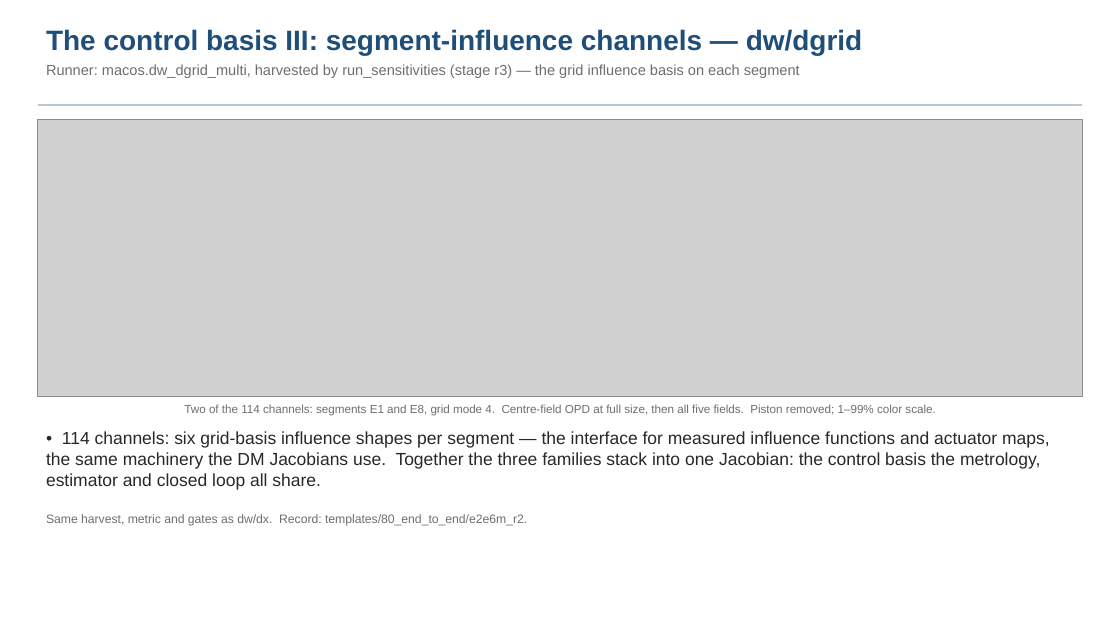
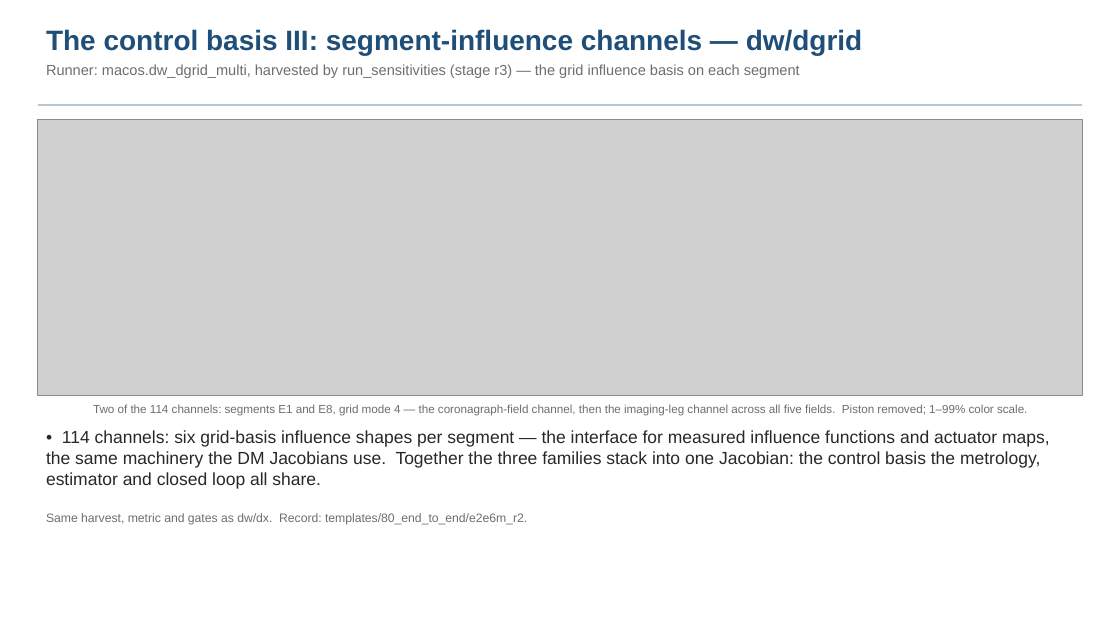
Before and after one commit to nasa-jpl/macos, a slide deck: slide 24 of demo_session/deck_keysight.pptx. Drawn at 1120x630 pixels with LibreOffice and Linux fonts; fonts in the diff are those of the drawing; grey boxes stand for pictures. Boxes give left, top, right and bottom in pixels: in the first picture for what was removed or moved away, otherwise in the second. Text is boxed around its words. In the diff, an @@ line names an element or a change of style, - is before the commit and + after.

```diff
--- a/demo_session/deck_keysight.pptx
+++ b/demo_session/deck_keysight.pptx
@@ text at bbox=[93, 404, 1027, 416]: text changed @@
-Two of the 114 channels: segments E1 and E8, grid mode 4. Centre-field OPD at full size, then all five fields. Piston removed; 1–99% color scale.
+Two of the 114 channels: segments E1 and E8, grid mode 4 — the coronagraph-field channel, then the imaging-leg channel across all five fields. Piston removed; 1–99% color scale.
```
Also in this commit, not shown: 2 other slides changed, 6 other files.
